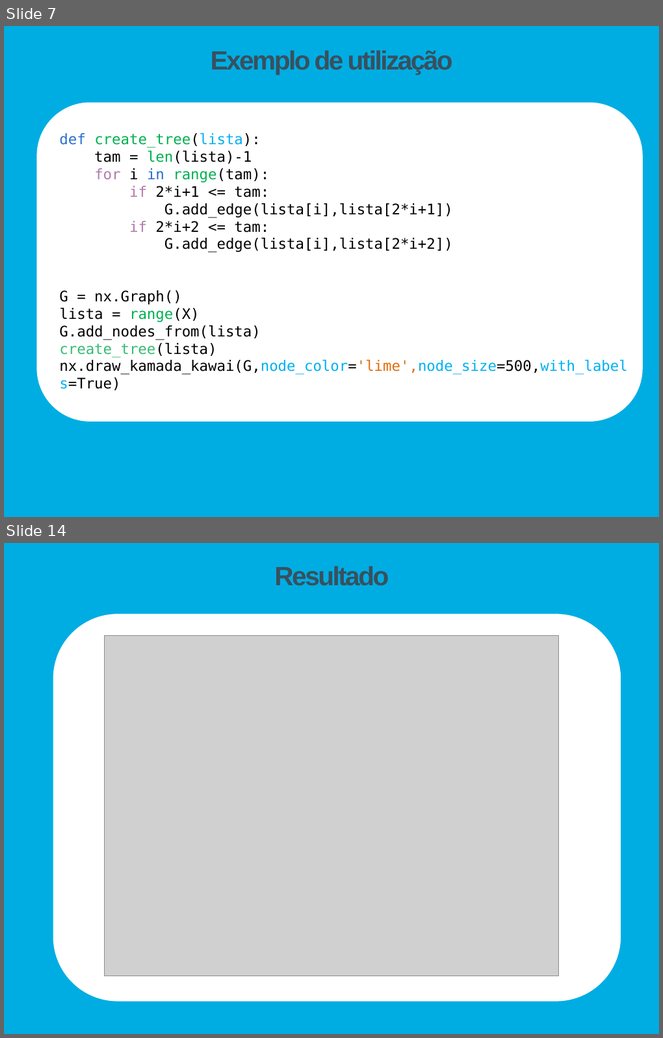
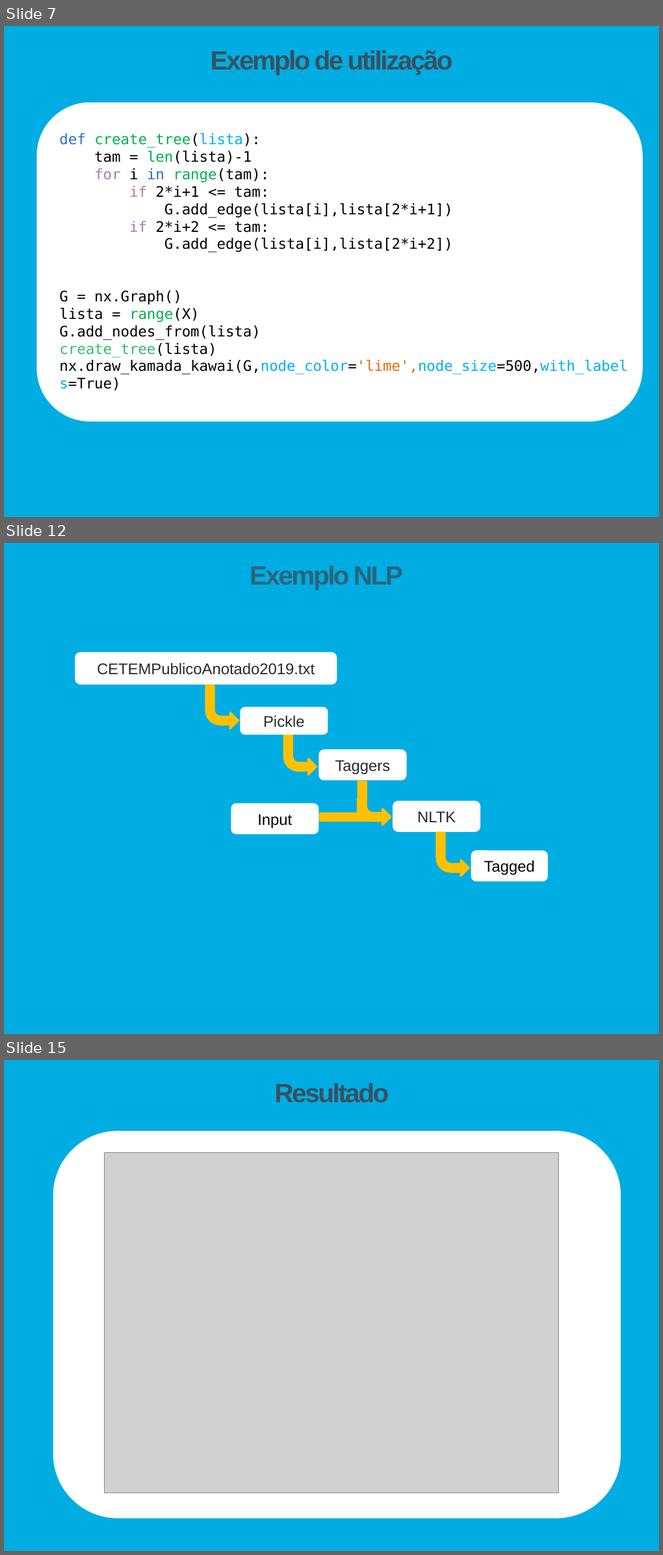
Before and after one commit to Tibblue/PLC, a slide deck: SPLN/tp2/apresSPLN.pptx. Shown one above the other, each under a label of ours: slides 7 and 14 before the commit, slides 7, 12 and 15 after it; the slides between them are not shown. The pictures are 663x1038 and 663x1555 pixels, drawn with LibreOffice and Linux fonts; fonts in the diff are those of the drawing; grey boxes stand for pictures. Boxes give left, top, right and bottom in pixels: in the first picture for what was removed or moved away, otherwise in the second. Text is boxed around its words. In the diff, an @@ line names an element or a change of style, - is before the commit and + after.

```diff
--- a/SPLN/tp2/apresSPLN.pptx
+++ b/SPLN/tp2/apresSPLN.pptx
@@ slide 12 added at (4, 543, 659, 1034), background #FFFFFF; not listed: 1 template element that a slide beside it also shows @@
@@ title added at (250, 565, 403, 590), 29 pt, text #2C647C, bold @@
+Exemplo NLP
@@ group added at (75, 652, 548, 882): 6 rounded rectangles, 4 bent arrows, 1 right arrow, 1 rectangle @@
+Taggers
+CETEMPublicoAnotado2019.txt
+NLTK
+Input
+Tagged
+Pickle
@@ what was slide 14 is now slide 15 @@
```
Also in this commit, not shown: 6 slides changed.
